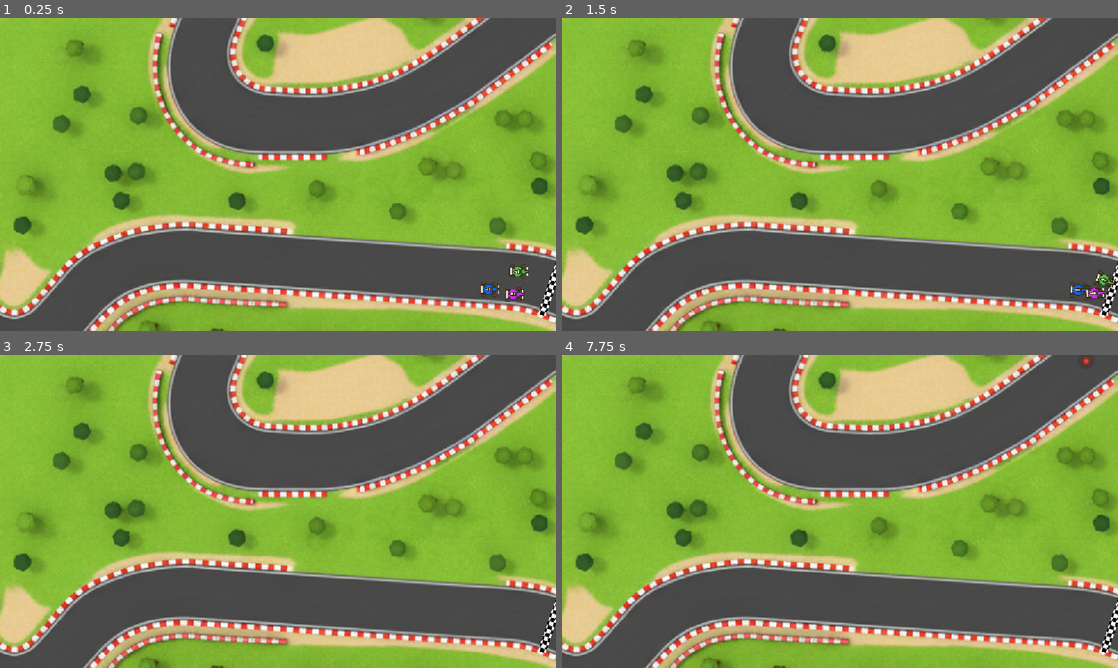
Above: before the commit, frames 1-4 (two rows, left to right).
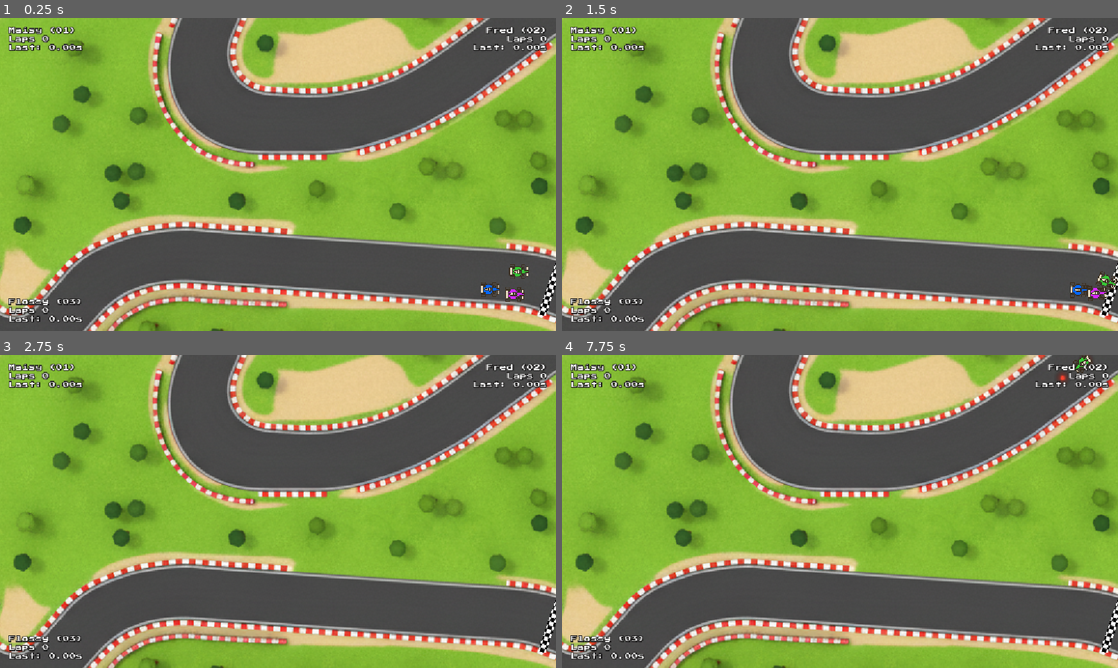
Above: after the commit, the same moments.

Repository: Pascal-Casier/godot-super-sprint-starter-main
Game: Godot game, scene res://Scenes/Track/Track.tscn
The game is run twice, just before and just after one commit, with the same random seed, the same clock (stepped at 60 frames per second) and the same inputs.
Inputs:
- Up to frame 1 (0.25 s): no input
- Up to frame 2 (1.5 s): tap Enter at 0.5 s; hold Right (ui_right) 0.53-1.28 s; hold S (start) 0.53-1.28 s; hold Left (ui_left) from 1.28 s (still down); tap S (start) at 1.35 s
- Up to frame 3 (2.75 s): release Left (ui_left) at 2.03 s; hold Right (ui_right) from 2.03 s (still down); hold S (start) from 2.03 s (still down)
- Up to frame 4 (7.75 s): release Right (ui_right) at 2.78 s; release S (start) at 2.78 s; hold Up (ui_up) 2.78-3.53 s; tap S (start) at 2.85, 3.5, 4.35, 5, 5.85, 7.35 s; hold S (start) 3.53-4.28 s; hold Left (ui_left) 3.53-5.78 s; hold S (start) 5.03-5.78 s; hold Right (ui_right) 5.78-6.53 s; hold Up (ui_up) 6.53-7.28 s; hold S (start) 6.53-7.28 s; hold Right (ui_right) from 7.28 s (still down)

The runs differ from the first frame. In frame 1, 1.4% of the frame differs, in the area x 1-99%, y 2-98%; in frame 2, 1.5%, in the area x 1-100%, y 2-98%; in frame 3, 1.4%; in frame 4, 1.5%.

Commit message:
fini video 14

Diff:
--- a/Classes/CarRaceData.gd
+++ b/Classes/CarRaceData.gd
@@ -10,6 +10,13 @@
 var _partial_progress : float
 var _best_lap : float = DEFAULT_LAPTIME
 var _target_laps : int = 0
+
+var total_time : float:
+	get:
+		return _total_time
+
+var completed_laps : int :
+	get: return _completed_laps
 
 var race_completed : bool :
 	get:
@@ -33,4 +40,23 @@
 
 func force_finish(total_time : float, progress : float) -> void:
 	_partial_progress = progress
-	_total_time = _total_time
+	_total_time = total_time
+
+func _to_string() -> String:
+	var total_str = "DNF"
+	if race_completed :
+		total_str = "%0.fs" % (_total_time / 1000)
+	var best_lap_str : String = ""
+	if _best_lap != DEFAULT_LAPTIME :
+		best_lap_str = "%.1fs" % _best_lap
+
+	return "%10s %6s %6s %5d" %[
+		_car_name, total_str, best_lap_str, _completed_laps
+	]
+
+static func compare(a: CarRaceData, b : CarRaceData) -> bool:
+	if a.completed_laps == b.completed_laps:
+		if a.race_completed:
+			return a.total_time < b.total_time
+		return a.total_progress > b.total_progress
+	return a.completed_laps > b.completed_laps
--- a/Globals/EventHub.gd
+++ b/Globals/EventHub.gd
@@ -2,9 +2,17 @@
 
 signal on_lap_completed(info: LapCompleteData)
 signal on_race_start
+signal on_lap_update(car : Car, lap_count : int, lap_time : float)
+signal on_race_over(data : Array[CarRaceData])
+
+func emit_on_race_over(data : Array[CarRaceData]) -> void:
+	on_race_over.emit(data)
 
 func emit_on_lap_completed(info: LapCompleteData) -> void:
 	on_lap_completed.emit(info)
 
 func emit_on_race_start() -> void:
 	on_race_start.emit()
+
+func emit_on_lap_update(car : Car, lap_count : int, lap_time : float) -> void:
+	on_lap_update.emit(car, lap_count, lap_time)
--- /dev/null
+++ b/Resources/UiLabel14.tres
@@ -0,0 +1,11 @@
+[gd_resource type="LabelSettings" load_steps=2 format=3 uid="uid://v1skyodxdiki"]
+
+[ext_resource type="FontFile" uid="uid://bxlbrwr83dlut" path="res://Assets/Fonts/PressStart2P-Regular.ttf" id="1_v0ufj"]
+
+[resource]
+font = ExtResource("1_v0ufj")
+font_size = 14
+outline_size = 6
+outline_color = Color(0.08072919, 0.07505292, 0.07505292, 1)
+shadow_size = 4
+shadow_color = Color(0, 0, 0, 0.78039217)
--- a/Scenes/Car/CpuCar.gd
+++ b/Scenes/Car/CpuCar.gd
@@ -31,8 +31,12 @@
 	target_sprite.global_position = _adjusted_waypoint_target
 
 func _physics_process(delta: float) -> void:
-	if _state != CarState.DRIVING: return
-	if ! _next_waypoint : return
+	if ! _next_waypoint :
+		return
+	if _state == CarState.SLIPPING:
+		update_waypoint()
+	if _state != CarState.DRIVING:
+		return
 
 	var ta : float = (_adjusted_waypoint_target - global_position).angle()
 	rotation = lerp_angle(rotation, ta, _steer_reaction * delta)
--- a/Scenes/RaceController/RaceController.gd
+++ b/Scenes/RaceController/RaceController.gd
@@ -41,6 +41,11 @@
 	var car: Car = info.car
 	var rd : CarRaceData = _race_data[car]
 	rd.add_lap_time(info.lap_time)
+	EventHub.emit_on_lap_update(
+		car,
+		rd.completed_laps,
+		info.lap_time
+	)
 
 	if rd.race_completed:
 		car.change_state(Car.CarState.RACEOVER)
@@ -60,7 +65,9 @@
 			var progress : float = offset / total_len
 			rd.force_finish(elapsed, progress)
 			c.change_state(Car.CarState.RACEOVER)
-
+	var results : Array[CarRaceData] = _race_data.values()
+	results.sort_custom(CarRaceData.compare)
+	EventHub.emit_on_race_over(results)
 
 func _on_race_over_timer_timeout() -> void:
 	finish_race()
--- a/Scenes/Track/Track.gd
+++ b/Scenes/Track/Track.gd
@@ -8,6 +8,7 @@
 @onready var track_processor: TrackProcessor = $TrackPath/TrackProcessor
 @onready var waypoints_holder: Node = $WaypointsHolder
 @onready var race_controller: RaceController = $RaceController
+@onready var game_ui: GameUi = $UiCanvas/GameUI
 
 var _track_curve : Curve2D
 
@@ -30,6 +31,7 @@
 			car.set_next_waypoint(track_processor._first_waypoint)
 
 	race_controller.setup(cars, _track_curve)
+	game_ui.setup(cars)
 
 func get_direction_to_path(from_pos : Vector2) -> Vector2:
 	var closest_offset : float = _track_curve.get_closest_offset(from_pos)
--- a/Scenes/Track/Track.tscn
+++ b/Scenes/Track/Track.tscn
@@ -13,6 +13,7 @@
 [ext_resource type="Texture2D" uid="uid://dlry4iqrl31mt" path="res://Assets/Images/CarGreen.png" id="11_m1acf"]
 [ext_resource type="Texture2D" uid="uid://dr8u06xrl4yv6" path="res://Assets/Images/CarPurple.png" id="12_cc6kv"]
 [ext_resource type="PackedScene" uid="uid://bx0trj8wkc4gu" path="res://Scenes/Countdown/Countdown.tscn" id="14_cc6kv"]
+[ext_resource type="PackedScene" uid="uid://csmy2vdh8n0d4" path="res://Scenes/UI/GameUI/GameUi.tscn" id="14_yb8n5"]
 
 [sub_resource type="Curve2D" id="Curve2D_0do6f"]
 _data = {
@@ -91,25 +92,28 @@
 position = Vector2(1016, 562)
 debug = true
 car_texture = ExtResource("10_pptq5")
+car_number = 1
 
 [node name="CpuCar2" parent="CarsHolder" instance=ExtResource("9_iwdkm")]
 position = Vector2(1076, 525)
 debug = true
-max_top_speed_limit = 320.0
-min_top_speed_limit = 250.0
+max_top_speed_limit = 340.0
+min_top_speed_limit = 290.0
 car_texture = ExtResource("11_m1acf")
 car_name = "Fred"
+car_number = 2
 
 [node name="CpuCar3" parent="CarsHolder" instance=ExtResource("9_iwdkm")]
 position = Vector2(1067, 572)
 debug = true
-max_top_speed_limit = 260.0
-min_top_speed_limit = 200.0
+max_top_speed_limit = 280.0
+min_top_speed_limit = 220.0
 car_texture = ExtResource("12_cc6kv")
 car_name = "Flossy"
+car_number = 3
 
 [node name="RaceController" parent="." instance=ExtResource("8_pxc04")]
-total_laps = 3
+total_laps = 2
 
 [node name="WaypointsHolder" type="Node" parent="."]
 
@@ -118,5 +122,7 @@
 [node name="Countdown" parent="UiCanvas" instance=ExtResource("14_cc6kv")]
 wait_time = 0.1
 
+[node name="GameUI" parent="UiCanvas" instance=ExtResource("14_yb8n5")]
+
 [connection signal="area_entered" from="TrackCollision" to="." method="_on_track_collision_area_entered"]
 [connection signal="area_entered" from="StartLine" to="." method="_on_start_line_area_entered"]
--- /dev/null
+++ b/Scenes/UI/CarUI/CarUi.gd
@@ -0,0 +1,20 @@
+extends VBoxContainer
+class_name CarUi
+
+@export var label_alignment : HorizontalAlignment = HorizontalAlignment.HORIZONTAL_ALIGNMENT_LEFT
+
+@onready var name_label: Label = $NameLabel
+@onready var lap_label: Label = $LapLabel
+@onready var last_lap_label: Label = $LastLapLabel
+
+
+
+func _ready() -> void:
+	name_label.horizontal_alignment = label_alignment
+	lap_label.horizontal_alignment = label_alignment
+	last_lap_label.horizontal_alignment = label_alignment
+
+func update_values(car : Car, lap_count : int, lap_time : float) -> void:
+	name_label.text = "%s (%02d)" % [car.car_name, car.car_number]
+	lap_label.text = "Laps %d" % lap_count
+	last_lap_label.text = "Last: %.2fs" % lap_time
--- /dev/null
+++ b/Scenes/UI/CarUI/CarUi.tscn
@@ -0,0 +1,28 @@
+[gd_scene load_steps=3 format=3 uid="uid://d1bouf068d0qq"]
+
+[ext_resource type="Script" uid="uid://cmvc2p1y21d8w" path="res://Scenes/UI/CarUI/CarUi.gd" id="1_gs4gp"]
+[ext_resource type="LabelSettings" uid="uid://v1skyodxdiki" path="res://Resources/UiLabel14.tres" id="1_i651m"]
+
+[node name="CarUI" type="VBoxContainer"]
+visible = false
+offset_right = 40.0
+offset_bottom = 40.0
+script = ExtResource("1_gs4gp")
+
+[node name="NameLabel" type="Label" parent="."]
+layout_mode = 2
+text = "sdff"
+label_settings = ExtResource("1_i651m")
+vertical_alignment = 1
+
+[node name="LapLabel" type="Label" parent="."]
+layout_mode = 2
+text = "lap 2"
+label_settings = ExtResource("1_i651m")
+vertical_alignment = 1
+
+[node name="LastLapLabel" type="Label" parent="."]
+layout_mode = 2
+text = "last : 8,99"
+label_settings = ExtResource("1_i651m")
+vertical_alignment = 1
--- /dev/null
+++ b/Scenes/UI/GameUI/GameUi.gd
@@ -0,0 +1,35 @@
+extends Control
+class_name GameUi
+
+@onready var margin_container: MarginContainer = $MarginContainer
+@onready var race_over_label: Label = $PanelContainer/RaceOverLabel
+@onready var panel_container: PanelContainer = $PanelContainer
+
+var _car_ui_dict : Dictionary[Car, CarUi] = {}
+
+func _enter_tree() -> void:
+	EventHub.on_lap_update.connect(on_lap_update)
+	EventHub.on_race_over.connect(on_race_over)
+
+func on_race_over(data : Array[CarRaceData]) -> void:
+	race_over_label.text = "%10s %6s %6s %5s" % [
+		"Car", "Time", "Best", "Laps"
+	]
+	for d in data :
+		race_over_label.text += "\n%s" % d
+		panel_container.show()
+		get_tree().paused = true
+
+func setup(cars : Array[Car]) -> void:
+	var ui_nodes : Array[Node] = margin_container.get_children()
+	for i in range(ui_nodes.size()):
+		if i >= cars.size(): break
+		var ui: CarUi = ui_nodes[i]
+		var car : Car = cars[i]
+		ui.update_values(car, 0, 0.0)
+		ui.show()
+		_car_ui_dict[car] = ui
+
+func on_lap_update(car : Car, lap_count : int, lap_time : float) -> void:
+	if car in _car_ui_dict:
+		_car_ui_dict[car].update_values(car, lap_count, lap_time)
--- /dev/null
+++ b/Scenes/UI/GameUI/GameUi.tscn
@@ -0,0 +1,86 @@
+[gd_scene load_steps=6 format=3 uid="uid://csmy2vdh8n0d4"]
+
+[ext_resource type="PackedScene" uid="uid://d1bouf068d0qq" path="res://Scenes/UI/CarUI/CarUi.tscn" id="1_e7p8g"]
+[ext_resource type="Script" uid="uid://c031ccxi6xojk" path="res://Scenes/UI/GameUI/GameUi.gd" id="1_s6vyq"]
+[ext_resource type="FontFile" uid="uid://bxlbrwr83dlut" path="res://Assets/Fonts/PressStart2P-Regular.ttf" id="3_if2le"]
+
+[sub_resource type="StyleBoxFlat" id="StyleBoxFlat_gdmg3"]
+content_margin_left = 18.0
+content_margin_top = 18.0
+content_margin_right = 18.0
+content_margin_bottom = 18.0
+bg_color = Color(0.1, 0.1, 0.1, 0.6)
+corner_radius_top_left = 3
+corner_radius_top_right = 3
+corner_radius_bottom_right = 3
+corner_radius_bottom_left = 3
+corner_detail = 5
+
+[sub_resource type="LabelSettings" id="LabelSettings_j5s31"]
+font = ExtResource("3_if2le")
+font_size = 24
+outline_size = 11
+outline_color = Color(0.059895813, 0.055684388, 0.055684388, 1)
+
+[node name="GameUI" type="Control"]
+layout_mode = 3
+anchors_preset = 15
+anchor_right = 1.0
+anchor_bottom = 1.0
+grow_horizontal = 2
+grow_vertical = 2
+script = ExtResource("1_s6vyq")
+
+[node name="MarginContainer" type="MarginContainer" parent="."]
+layout_mode = 1
+anchors_preset = 15
+anchor_right = 1.0
+anchor_bottom = 1.0
+grow_horizontal = 2
+grow_vertical = 2
+theme_override_constants/margin_left = 18
+theme_override_constants/margin_top = 18
+theme_override_constants/margin_right = 18
+theme_override_constants/margin_bottom = 18
+
+[node name="CarUI" parent="MarginContainer" instance=ExtResource("1_e7p8g")]
+layout_mode = 2
+size_flags_horizontal = 0
+size_flags_vertical = 0
+
+[node name="CarUI2" parent="MarginContainer" instance=ExtResource("1_e7p8g")]
+layout_mode = 2
+size_flags_horizontal = 8
+size_flags_vertical = 0
+label_alignment = 2
+
+[node name="CarUI3" parent="MarginContainer" instance=ExtResource("1_e7p8g")]
+layout_mode = 2
+size_flags_vertical = 8
+
+[node name="CarUI4" parent="MarginContainer" instance=ExtResource("1_e7p8g")]
+layout_mode = 2
+size_flags_horizontal = 8
+size_flags_vertical = 8
+label_alignment = 2
+
+[node name="PanelContainer" type="PanelContainer" parent="."]
+visible = false
+layout_mode = 1
+anchors_preset = 8
+anchor_left = 0.5
+anchor_top = 0.5
+anchor_right = 0.5
+anchor_bottom = 0.5
+offset_left = -20.0
+offset_top = -20.0
+offset_right = 20.0
+offset_bottom = 20.0
+grow_horizontal = 2
+grow_vertical = 2
+theme_override_styles/panel = SubResource("StyleBoxFlat_gdmg3")
+
+[node name="RaceOverLabel" type="Label" parent="PanelContainer"]
+layout_mode = 2
+text = "fgdgfgdf"
+label_settings = SubResource("LabelSettings_j5s31")
Not shown: 1 places in Scenes/Track/Track.tscn that only renumber resources
Not shown, added: Scenes/UI/CarUI/CarUi.gd.uid
Not shown, added: Scenes/UI/GameUI/GameUi.gd.uid
